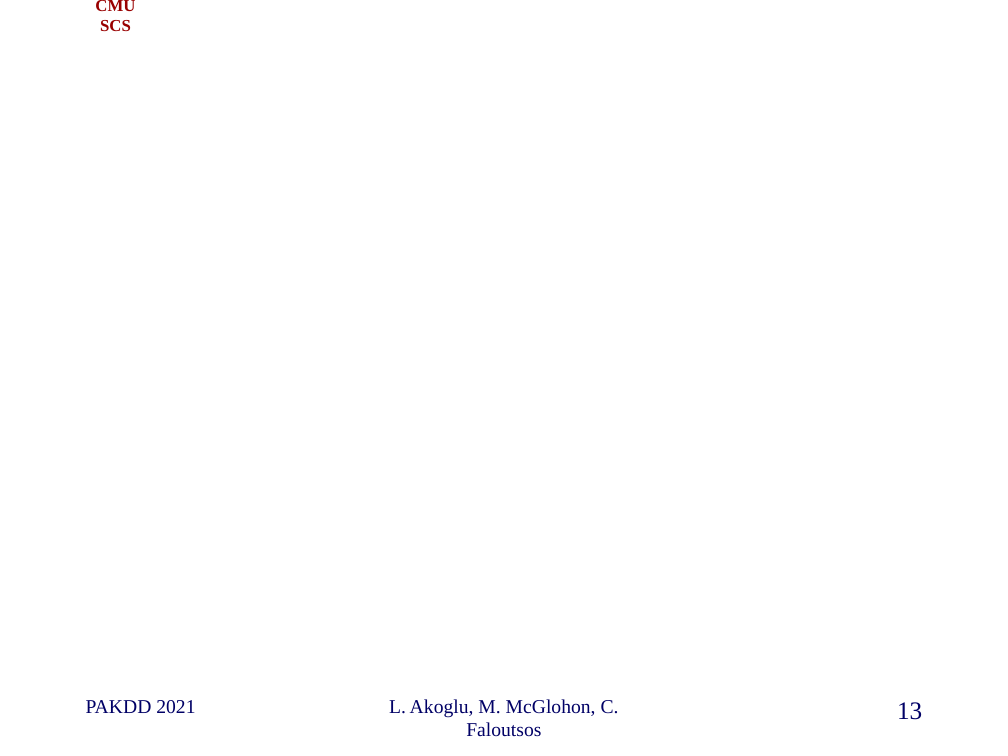
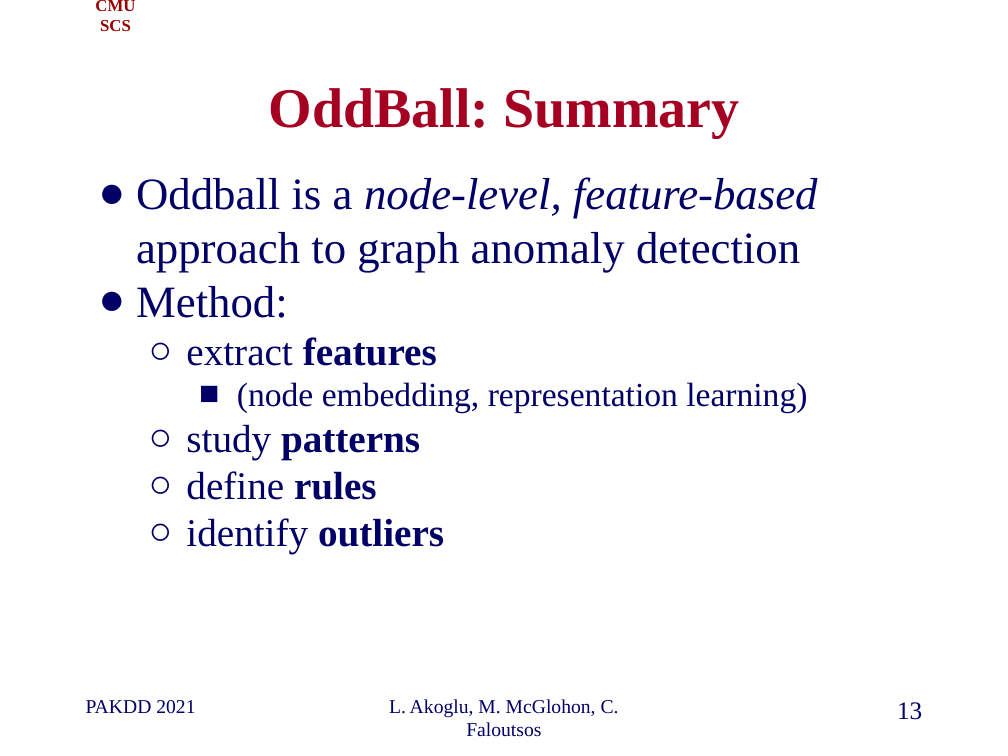
Before and after one commit to cfaloutsos/2021-pakdd-ToT, a slide deck: slide 13 of P1_past_OddBall_ToT.pptx. Drawn at 1008x756 pixels with LibreOffice and Linux fonts; fonts in the diff are those of the drawing; background and template pictures are left out. Boxes give left, top, right and bottom in pixels: in the first picture for what was removed or moved away, otherwise in the second. Text is boxed around its words. In the diff, an @@ line names an element or a change of style, - is before the commit and + after.

Commit message:
Updates summary slide

```diff
--- a/P1_past_OddBall_ToT.pptx
+++ b/P1_past_OddBall_ToT.pptx
@@ title added at (269, 88, 739, 137), 40 pt, text #A50021, bold @@
+OddBall: Summary
@@ text added at (136, 177, 818, 554), 32 pt, text #000066 @@
+● Oddball is a node-level, feature-based approach to graph anomaly detection
+● Method:
+  ○ extract features
+    ■ (node embedding, representation learning)
+  ○ study patterns
+  ○ define rules
+  ○ identify outliers
```
